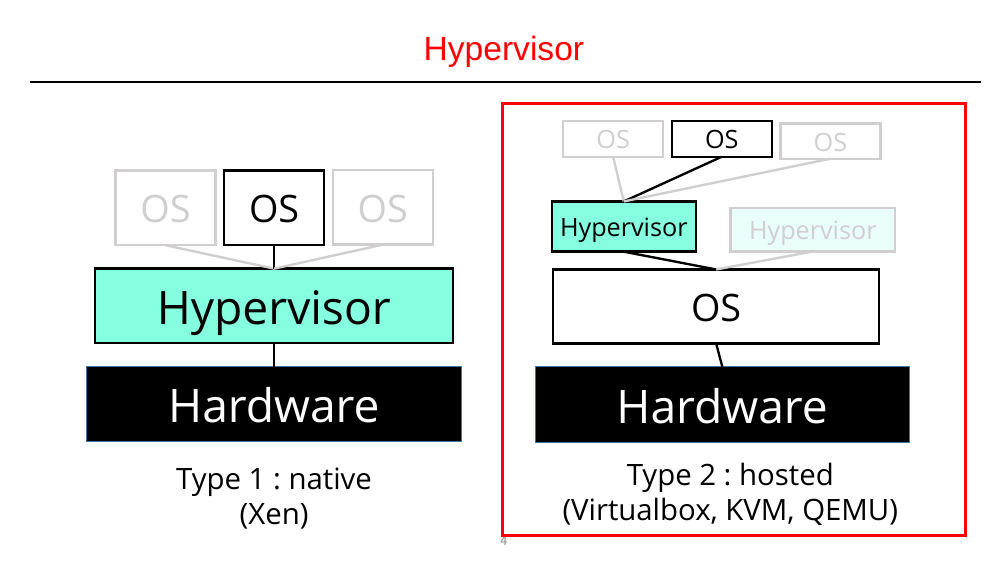
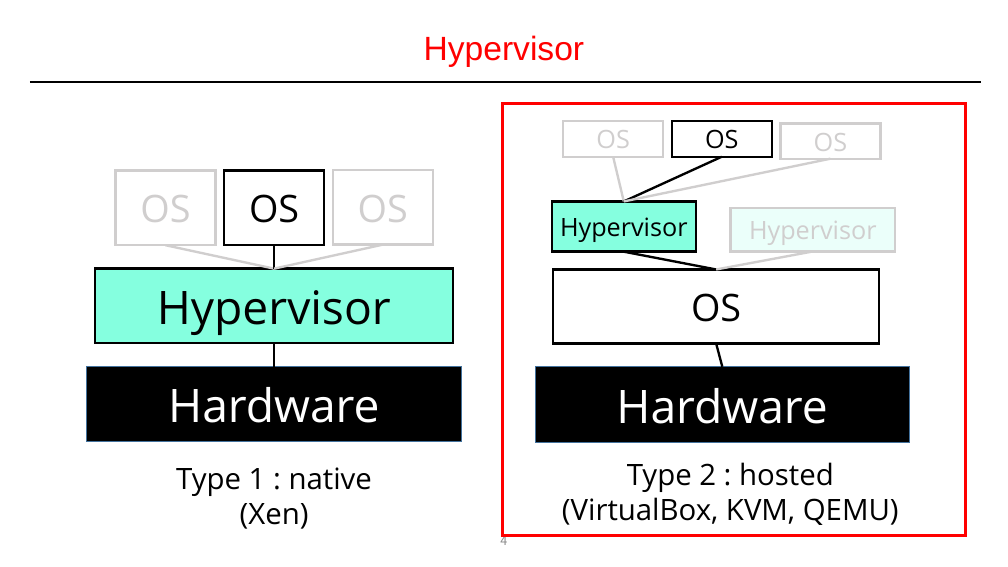
Before and after one commit to DKU-EmbeddedSystem-Lab/2022_Kernel_Study, a slide deck: slide 4 of 7주(2월 22일)/7주차_FEMU_송인호.pptx. Drawn at 1008x567 pixels with LibreOffice and Linux fonts; fonts in the diff are those of the drawing. Boxes give left, top, right and bottom in pixels: in the first picture for what was removed or moved away, otherwise in the second. Text is boxed around its words. In the diff, an @@ line names an element or a change of style, - is before the commit and + after.

```diff
--- a/7주(2월 22일)/7주차_FEMU_송인호.pptx
+++ b/7주(2월 22일)/7주차_FEMU_송인호.pptx
@@ text at (x1=562, y1=497, x2=899, y2=525): text changed @@
-(Virtualbox, KVM, QEMU)
+(VirtualBox, KVM, QEMU)
```
Also in this commit, not shown: 6 other slides changed, 2 other files.
